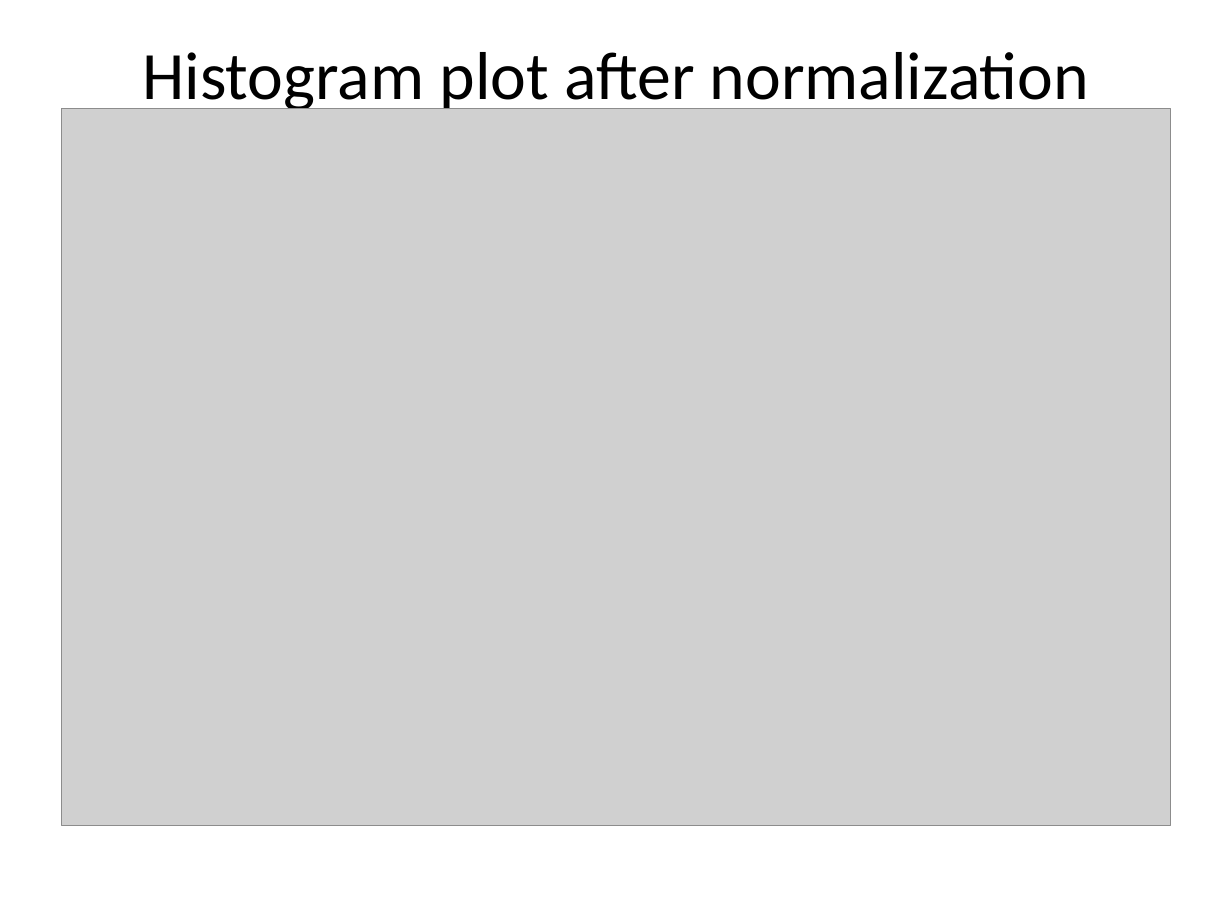
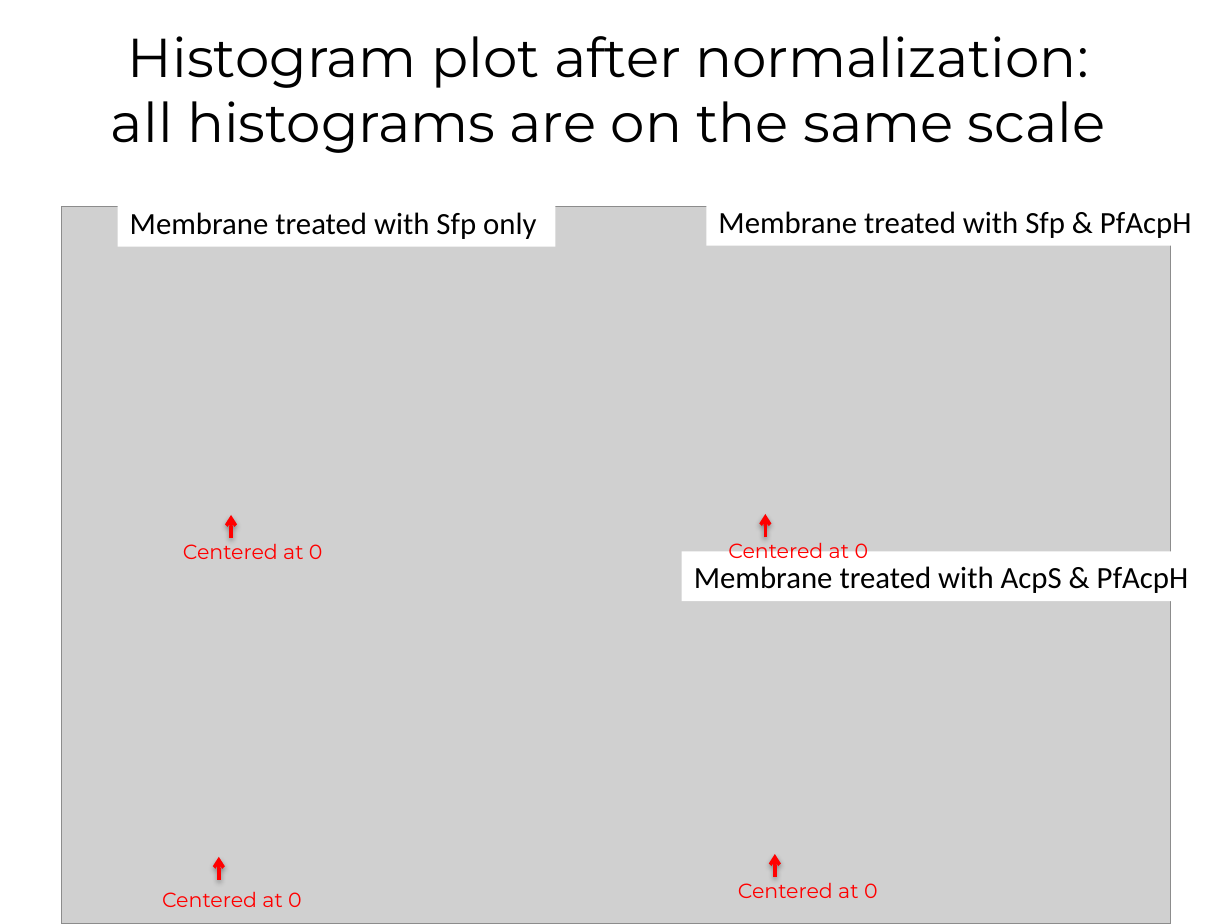
Before and after one commit to peter-i-frazier/pool, a slide deck: slide 7 of presentations/orthogonal_peptide_result_analysis.pptx (slide 4 before the commit). Drawn at 1232x924 pixels with LibreOffice and Linux fonts; fonts in the diff are those of the drawing; grey boxes stand for pictures. Boxes give left, top, right and bottom in pixels: in the first picture for what was removed or moved away, otherwise in the second. Text is boxed around its words. In the diff, an @@ line names an element or a change of style, - is before the commit and + after.

```diff
--- a/presentations/orthogonal_peptide_result_analysis.pptx
+++ b/presentations/orthogonal_peptide_result_analysis.pptx
@@ title at (x1=111, y1=36, x2=1106, y2=153): text changed; size 39.6 to 32 pt; font Calibri to Montserrat @@
-Histogram plot after normalization
+Histogram plot after normalization:
+all histograms are on the same scale
@@ picture moved from (x1=62, y1=108, x2=1170, y2=825) to (x1=62, y1=207, x2=1170, y2=924) @@
@@ rectangle added at (x1=117, y1=197, x2=554, y2=246), fill #FFFFFF, 18 pt, text #000000 @@
+Membrane treated with Sfp only
@@ rectangle added at (x1=706, y1=196, x2=1211, y2=245), fill #FFFFFF, 18 pt, text #000000 @@
+Membrane treated with Sfp & PfAcpH
@@ arrow added from (232, 538) to (232, 515), #FF0000 2 pt @@
@@ text added at (x1=728, y1=538, x2=869, y2=564), 12 pt, text #FF0000 @@
+Centered at 0
@@ arrow added from (765, 537) to (765, 514), #FF0000 2 pt @@
@@ text added at (x1=183, y1=544, x2=323, y2=559), 12 pt, text #FF0000 @@
+Centered at 0
@@ rectangle added at (x1=681, y1=552, x2=1207, y2=601), fill #FFFFFF, 18 pt, text #000000 @@
+Membrane treated with AcpS & PfAcpH
@@ arrow added from (219, 880) to (219, 857), #FF0000 2 pt @@
@@ arrow added from (775, 877) to (775, 854), #FF0000 2 pt @@
@@ text added at (x1=162, y1=892, x2=302, y2=907), 12 pt, text #FF0000 @@
+Centered at 0
@@ text added at (x1=738, y1=883, x2=878, y2=898), 12 pt, text #FF0000 @@
+Centered at 0
```
Also in this commit, not shown: 3 other slides changed, 4 slides added, 1 slide removed.
